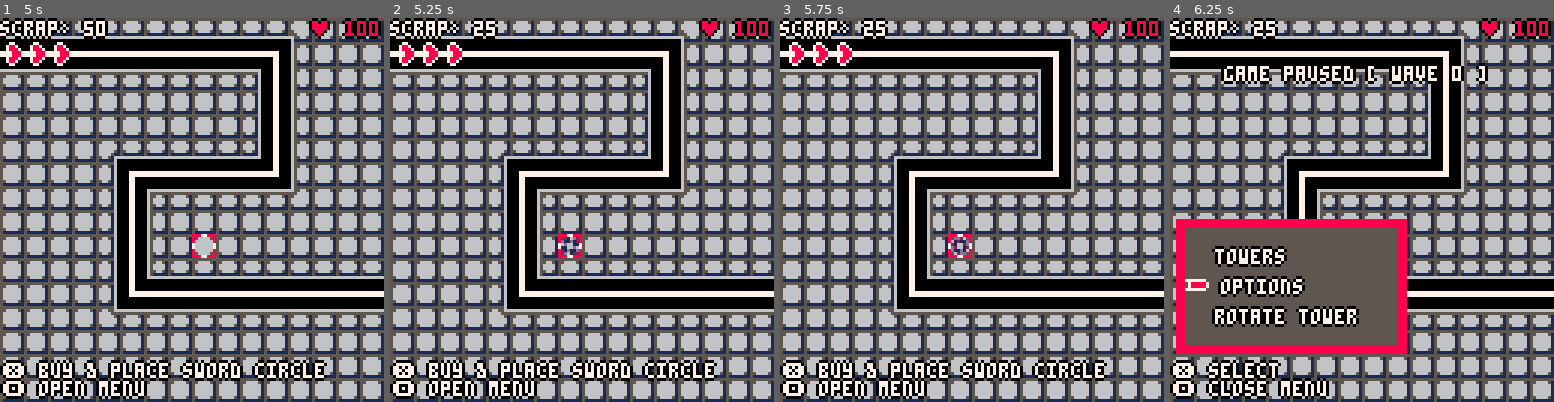
Above: before the commit, frames 1-4 (left to right).
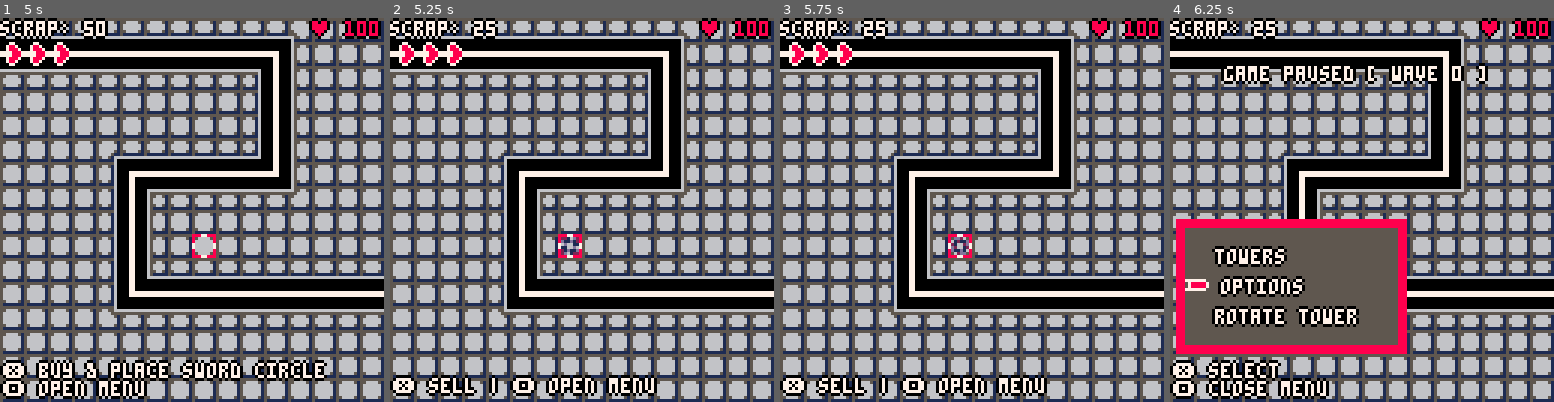
Above: after the commit, the same moments.

Repository: profilename14/TowerDefense
Game: PICO-8 cartridge tower_defense.p8
The game is run twice, just before and just after one commit, with the same random seed, the same clock (stepped at 60 frames per second) and the same inputs.
Inputs:
- Up to frame 1 (5 s): tap X (X key) at 0.33, 1.07, 1.85, 2.97, 4.08 s; tap O (Z key) at 0.7, 1.7, 2.1, 2.5, 2.9, 3.3, 3.7, 4.1, 4.5, 4.9 s; hold Right 1.6-2.1 s; hold Up 2.15-2.42 s; hold Right 2.47-3.03 s; hold Left 3.08-3.58 s; hold Down 3.63-3.97 s; hold Right 4.02-4.68 s; hold Up from 4.73 s (still down)
- Up to frame 2 (5.25 s): release Up at 5.03 s; hold Left from 5.08 s (still down); tap X (X key) at 5.2 s
- Up to frame 3 (5.75 s): tap O (Z key) at 5.3, 5.7 s; release Left at 5.68 s; hold Down from 5.73 s (still down)
- Up to frame 4 (6.25 s): release Down at 6.03 s; hold Right from 6.08 s (still down); tap O (Z key) at 6.1 s

Frame 1 is identical in both runs. In frame 2, 5.3% of the frame differs, in the area x 0-86%, y 89-100%; in frame 3, 5.3%; in frame 4, nothing differs.

Commit message:
more vector transitions

Diff:
--- a/main.lua
+++ b/main.lua
@@ -61,9 +61,8 @@
     grid[y] = {}
     for x=0, 15 do
       grid[y][x] = "empty"
-      local mx = x + map_data[loaded_map].mget_shift[1]
-      local my = y + map_data[loaded_map].mget_shift[2]
-      if (not placable_tile_location(mx, my)) grid[y][x] = "path"
+      local map_coords = Vec:new(x, y) + Vec:new(map_data[loaded_map].mget_shift)
+      if (not placable_tile_location(map_coords)) grid[y][x] = "path"
     end
   end
   music(0)
@@ -116,11 +115,11 @@
     return
   end
   if btnp(❎) then
-    local dx, dy = Vec.unpack(selector.position / 8)
-    if is_there_something_at(towers, dx, dy) then
-      refund_tower_at(dx, dy)
+    local position = selector.position/8
+    if is_in_table(position, towers, true) then
+      refund_tower_at(position)
     else
-      place_tower(dx, dy)
+      place_tower(position)
     end
   end
 
--- a/src/draw_calls.lua
+++ b/src/draw_calls.lua
@@ -11,10 +11,11 @@
   -- selector
   if not shop_enable then
     if not enemies_active and incoming_hint ~= nil then
-      local dx, dy = unpack(map_data[loaded_map].enemy_spawn_location)
-      local dir = map_data[loaded_map].movement_direction
+      local spawn_location = Vec:new(map_data[loaded_map].enemy_spawn_location)
+      local dir = Vec:new(map_data[loaded_map].movement_direction)
       for i=1, #incoming_hint do
-        Animator.draw(incoming_hint[i], (dx + (i - 1) * dir[1])*8, (dy + (i - 1) * dir[2])*8)
+        local position = (spawn_location + dir * (i-1))*8
+        Animator.draw(incoming_hint[i], Vec.unpack(position))
       end
     end
     spr(selector.sprite_index, Vec.unpack(selector.position))
@@ -30,7 +31,7 @@
       print_with_outline("❎ select\n🅾️ go back to previous menu", 1, 115, 7, 0)
     end
   else
-    if is_there_something_at(towers, Vec.unpack(selector.position/8)) then
+    if is_in_table(selector.position/8, towers, true) then
       print_with_outline("❎ sell | 🅾️ open menu", 1, 120, 7, 0)
     else
       print_with_outline(
@@ -41,10 +42,10 @@
 end
 
 function draw_map_overview(map_id, xoffset, yoffset)
-  local mxshift, myshift = unpack(map_data[map_id].mget_shift)
+  local map_shift = Vec:new(map_data[map_id].mget_shift)
   for y=0, 15 do
     for x=0, 15 do
-      pset(x + xoffset, y + yoffset, placable_tile_location(x + mxshift, y + myshift) and map_draw_data.other or map_draw_data.path)
+      pset(x + xoffset, y + yoffset, placable_tile_location(Vec:new(x, y)+map_shift) and map_draw_data.other or map_draw_data.path)
     end
   end
 end
--- a/src/enemy.lua
+++ b/src/enemy.lua
@@ -1,7 +1,6 @@
 Enemy = {}
 function Enemy:new(location, enemy_data)
   obj = {
-    -- x = location[1], y = location[2],
     position = Vec:new(location),
     hp = enemy_data.hp,
     step_delay = enemy_data.step_delay,
@@ -47,8 +46,6 @@
 function Enemy:draw()
   if (self.hp <= 0) return
   local px, py, n = Enemy.get_pixel_location(self)
-  printh(Vec.to_str(n))
-  printh(Vec.to_str(self.position))
   local dir = normalize(n-self.position)
   draw_sprite_rotated(self.gfx, px, py, 8, parse_direction(dir))
 end
@@ -125,7 +122,7 @@
 function spawn_enemy()
   while enemies_remaining > 0 do
     enemy_current_spawn_tick = (enemy_current_spawn_tick + 1) % enemy_required_spawn_ticks
-    if (is_there_something_at(enemies, unpack(map_data[loaded_map].enemy_spawn_location))) goto spawn_enemy_continue
+    if (is_in_table(Vec:new(map_data[loaded_map].enemy_spawn_location), enemies, true)) goto spawn_enemy_continue
     if (enemy_current_spawn_tick ~= 0) goto spawn_enemy_continue
     enemy_data_from_template = increase_enemy_health(enemy_templates[wave_data[wave_round][enemies_remaining]])
     add(enemies, Enemy:new(map_data[loaded_map].enemy_spawn_location, enemy_data_from_template))
--- a/src/helpers.lua
+++ b/src/helpers.lua
@@ -5,10 +5,6 @@
   ?text,dx,dy-1
   ?text,dx,dy+1
   ?text,dx,dy,text_color
-end
-
-function print_tower_cost(cost, dx, dy)
-  print_with_outline("C"..cost, dx, dy, (cost > coins) and 8 or 7, 0)
 end
 
 -- Utility
@@ -31,18 +27,18 @@
   }
 end
 
-function is_in_table(val, table)
+function is_in_table(val, table, is_entity)
   for i, obj in pairs(table) do
-    if (val.x == obj.x and val.y == obj.y) return true, i
+    if is_entity then
+      if (val == obj.position) return true, i
+    else
+      if (val == obj) return true, i
+    end
   end
 end
 
-function is_there_something_at(table, dx, dy)
-  return is_in_table(Vec:new(dx, dy), table) and true or false
-end
-
-function placable_tile_location(x, y)
-  return fget(mget(x, y), map_meta_data.non_path_flag_id)
+function placable_tile_location(coord)
+  return fget(mget(coord.x, coord.y), map_meta_data.non_path_flag_id)
 end
 
 function add_enemy_at_to_table(pos, table)
@@ -74,12 +70,11 @@
   end
 end
 
-function parse_direction(direction)
-  local dx, dy = Vec.unpack(direction)
-  if (dx > 0) return 90
-  if (dx < 0) return 270
-  if (dy > 0) return 180
-  if (dy < 0) return 0
+function parse_direction(dir)
+  if (dir.x > 0) return 90
+  if (dir.x < 0) return 270
+  if (dir.y > 0) return 180
+  if (dir.y < 0) return 0
 end
 
 function parse_frontal_bounds(radius, position)
--- a/src/tower.lua
+++ b/src/tower.lua
@@ -1,7 +1,7 @@
 Tower = {}
-function Tower:new(dx, dy, tower_template_data, direction)
+function Tower:new(pos, tower_template_data, direction)
   obj = {
-    position = Vec:new(dx, dy),
+    position = pos,
     dmg = tower_template_data.damage,
     radius = tower_template_data.radius,
     attack_delay = tower_template_data.attack_delay,
@@ -84,25 +84,25 @@
   )
 end
 
-function place_tower(x, y)
+function place_tower(position)
   -- check if there is a tower here
-  if (grid[y][x] == "tower") return false
+  if (grid[position.y][position.x] == "tower") return false
   -- check if player has the money
   if (coins < tower_templates[selected_menu_tower_id].cost) return false
   -- spawn the tower
   local tower_type = tower_templates[selected_menu_tower_id].type
-  if ((tower_type == "floor") ~= (grid[y][x] == "path")) return false
-  add(towers, Tower:new(x, y, tower_templates[selected_menu_tower_id], direction))
+  if ((tower_type == "floor") ~= (grid[position.y][position.x] == "path")) return false
+  add(towers, Tower:new(position, tower_templates[selected_menu_tower_id], direction))
   coins -= tower_templates[selected_menu_tower_id].cost
-  grid[y][x] = "tower"
+  grid[position.y][position.x] = "tower"
   return true
 end
 
-function refund_tower_at(dx, dy)
+function refund_tower_at(position)
   for _, tower in pairs(towers) do
-    if tower.x == dx and tower.y == dy then
-      grid[dy][dx] = "empty"
-      if (tower.type == "floor") grid[dy][dx] = "path"
+    if tower.position == position then
+      grid[position.y][position.x] = "empty"
+      if (tower.type == "floor") grid[position.y][position.x] = "path"
       coins += tower.cost \ 2
       del(animators, tower.animator)
       del(towers, tower)
--- a/tower_defense.p8
+++ b/tower_defense.p8
@@ -442,8 +442,6 @@
 function Enemy:draw()
 if (self.hp <= 0) return
 local px, py, n = Enemy.get_pixel_location(self)
-printh(Vec.to_str(n))
-printh(Vec.to_str(self.position))
 local dir = normalize(n-self.position)
 draw_sprite_rotated(self.gfx,px,py,8,parse_direction(dir))
 end
@@ -514,7 +512,7 @@
 function spawn_enemy()
 while enemies_remaining > 0 do
 enemy_current_spawn_tick=(enemy_current_spawn_tick+1)%enemy_required_spawn_ticks
-if (is_there_something_at(enemies, unpack(map_data[loaded_map].enemy_spawn_location))) goto spawn_enemy_continue
+if (is_in_table(Vec:new(map_data[loaded_map].enemy_spawn_location), enemies, true)) goto spawn_enemy_continue
 if (enemy_current_spawn_tick ~= 0) goto spawn_enemy_continue
 enemy_data_from_template = increase_enemy_health(enemy_templates[wave_data[wave_round][enemies_remaining]])
 add(enemies,Enemy:new(map_data[loaded_map].enemy_spawn_location,enemy_data_from_template))
@@ -524,9 +522,9 @@
 end
 end
 Tower={}
-function Tower:new(dx, dy, tower_template_data, direction)
+function Tower:new(pos, tower_template_data, direction)
 obj={
-position=Vec:new(dx,dy),
+position=pos,
 dmg=tower_template_data.damage,
 radius=tower_template_data.radius,
 attack_delay=tower_template_data.attack_delay,
@@ -607,21 +605,21 @@
 parse_direction(self.dir)
 )
 end
-function place_tower(x, y)
-if (grid[y][x] == "tower") return false
+function place_tower(position)
+if (grid[position.y][position.x] == "tower") return false
 if (coins < tower_templates[selected_menu_tower_id].cost) return false
 local tower_type = tower_templates[selected_menu_tower_id].type
-if ((tower_type == "floor") ~= (grid[y][x] == "path")) return false
-add(towers,Tower:new(x,y,tower_templates[selected_menu_tower_id],direction))
+if ((tower_type == "floor") ~= (grid[position.y][position.x] == "path")) return false
+add(towers,Tower:new(position,tower_templates[selected_menu_tower_id],direction))
 coins-=tower_templates[selected_menu_tower_id].cost
-grid[y][x] = "tower"
+grid[position.y][position.x] = "tower"
 return true
 end
-function refund_tower_at(dx, dy)
+function refund_tower_at(position)
 for _, tower in pairs(towers) do
-if tower.x == dx and tower.y == dy then
-grid[dy][dx] = "empty"
-if (tower.type == "floor") grid[dy][dx] = "path"
+if tower.position == position then
+grid[position.y][position.x] = "empty"
+if (tower.type == "floor") grid[position.y][position.x] = "path"
 coins+=tower.cost\2
 del(animators, tower.animator)
 del(towers,tower)
@@ -851,16 +849,17 @@
 damage=enemy_data.damage
 }
 end
-function is_in_table(val, table)
+function is_in_table(val, table, is_entity)
 for i, obj in pairs(table) do
-if (val.x == obj.x and val.y == obj.y) return true, i
-end
-end
-function is_there_something_at(table, dx, dy)
-return is_in_table(Vec:new(dx, dy), table) and true or false
-end
-function placable_tile_location(x, y)
-return fget(mget(x, y), map_meta_data.non_path_flag_id)
+if is_entity then
+if (val == obj.position) return true, i
+else
+if (val == obj) return true, i
+end
+end
+end
+function placable_tile_location(coord)
+return fget(mget(coord.x, coord.y), map_meta_data.non_path_flag_id)
 end
 function add_enemy_at_to_table(pos, table)
 for _, enemy in pairs(enemies) do
@@ -888,12 +887,11 @@
 end
 end
 end
-function parse_direction(direction)
-local dx, dy = Vec.unpack(direction)
-if (dx > 0) return 90
-if (dx < 0) return 270
-if (dy > 0) return 180
-if (dy < 0) return 0
+function parse_direction(dir)
+if (dir.x > 0) return 90
+if (dir.x < 0) return 270
+if (dir.y > 0) return 180
+if (dir.y < 0) return 0
 end
 function parse_frontal_bounds(radius, position)
 local fx, fy, flx, fly, ix, iy = -1, 1, 1, radius, 1, 1
@@ -965,10 +963,11 @@
 if (shop_enable) foreach(menus, Menu.draw)
 if not shop_enable then
 if not enemies_active and incoming_hint ~= nil then
-local dx, dy = unpack(map_data[loaded_map].enemy_spawn_location)
-local dir = map_data[loaded_map].movement_direction
+local spawn_location = Vec:new(map_data[loaded_map].enemy_spawn_location)
+local dir = Vec:new(map_data[loaded_map].movement_direction)
 for i=1, #incoming_hint do
-Animator.draw(incoming_hint[i], (dx + (i - 1) * dir[1])*8, (dy + (i - 1) * dir[2])*8)
+local position = (spawn_location + dir * (i-1))*8
+Animator.draw(incoming_hint[i], Vec.unpack(position))
 end
 end
 spr(selector.sprite_index, Vec.unpack(selector.position))
@@ -983,7 +982,7 @@
 print_with_outline("❎ select\n🅾️ go back to previous menu", 1, 115, 7, 0)
 end
 else
-if is_there_something_at(towers, Vec.unpack(selector.position/8)) then
+if is_in_table(selector.position/8, towers, true) then
 print_with_outline("❎ sell | 🅾️ open menu", 1, 120, 7, 0)
 else
 print_with_outline(
@@ -993,10 +992,10 @@
 end
 end
 function draw_map_overview(map_id, xoffset, yoffset)
-local mxshift, myshift = unpack(map_data[map_id].mget_shift)
+local map_shift = Vec:new(map_data[map_id].mget_shift)
 for y=0, 15 do
 for x=0, 15 do
-pset(x + xoffset, y + yoffset, placable_tile_location(x + mxshift, y + myshift) and map_draw_data.other or map_draw_data.path)
+pset(x + xoffset, y + yoffset, placable_tile_location(Vec:new(x, y)+map_shift) and map_draw_data.other or map_draw_data.path)
 end
 end
 end
@@ -1040,9 +1039,8 @@
 grid[y]={}
 for x=0, 15 do
 grid[y][x] = "empty"
-local mx = x + map_data[loaded_map].mget_shift[1]
-local my = y + map_data[loaded_map].mget_shift[2]
-if (not placable_tile_location(mx, my)) grid[y][x] = "path"
+local map_coords = Vec:new(x, y) + Vec:new(map_data[loaded_map].mget_shift)
+if (not placable_tile_location(map_coords)) grid[y][x] = "path"
 end
 end
 music(0)
@@ -1089,11 +1087,11 @@
 return
 end
 if btnp(❎) then
-local dx, dy = Vec.unpack(selector.position / 8)
-if is_there_something_at(towers, dx, dy) then
-refund_tower_at(dx,dy)
-else
-place_tower(dx,dy)
+local position = selector.position/8
+if is_in_table(position, towers, true) then
+refund_tower_at(position)
+else
+place_tower(position)
 end
 end
 selector.position += Vec:new(controls()) * 8
